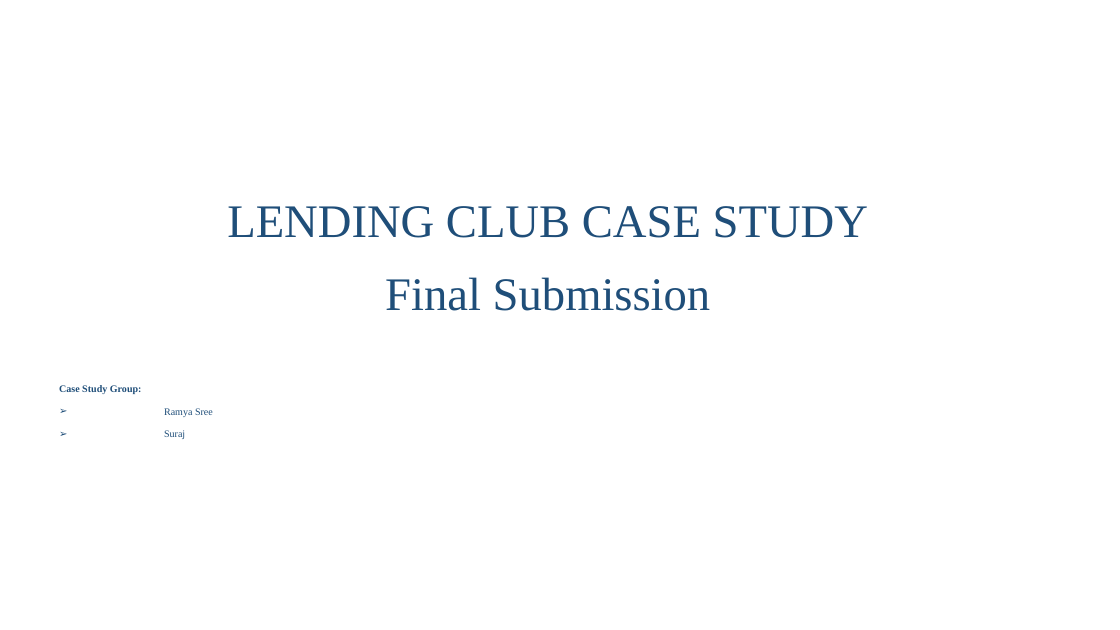
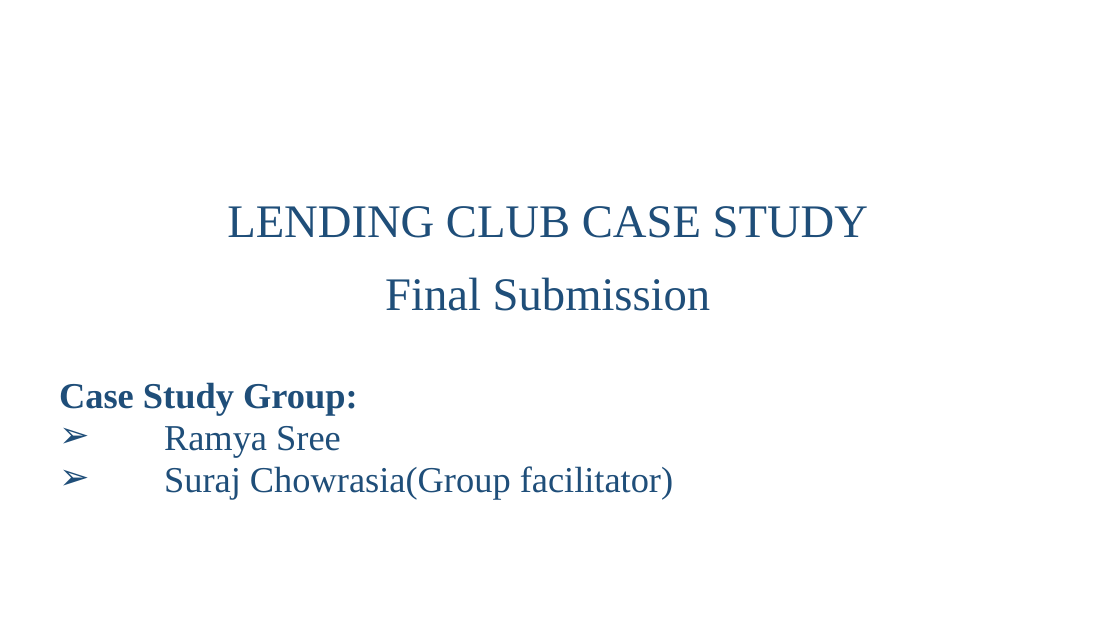
Before and after one commit to Ramya4321/Lending-Club-Case-Study, a slide deck: slide 1 of Lending Club Case Study.pptx. Drawn at 1120x630 pixels with LibreOffice and Linux fonts; fonts in the diff are those of the drawing; background and template pictures are left out. Boxes give left, top, right and bottom in pixels: in the first picture for what was removed or moved away, otherwise in the second. Text is boxed around its words. In the diff, an @@ line names an element or a change of style, - is before the commit and + after.

```diff
--- a/Lending Club Case Study.pptx
+++ b/Lending Club Case Study.pptx
@@ text at bbox=[59, 382, 358, 457]: size 8.6 to 31.2 pt in "Case Study Group:", "Ramya Sree"; line spacing 0.9 to 0.7 @@
@@ text at bbox=[164, 466, 673, 499]: text changed; size 8.6 to 31.2 pt @@
-➢ Suraj
+➢ Suraj Chowrasia(Group facilitator)
```
Also in this commit, not shown: 6 other slides changed, 6 slides added, 1 slide removed, 2 other files.
